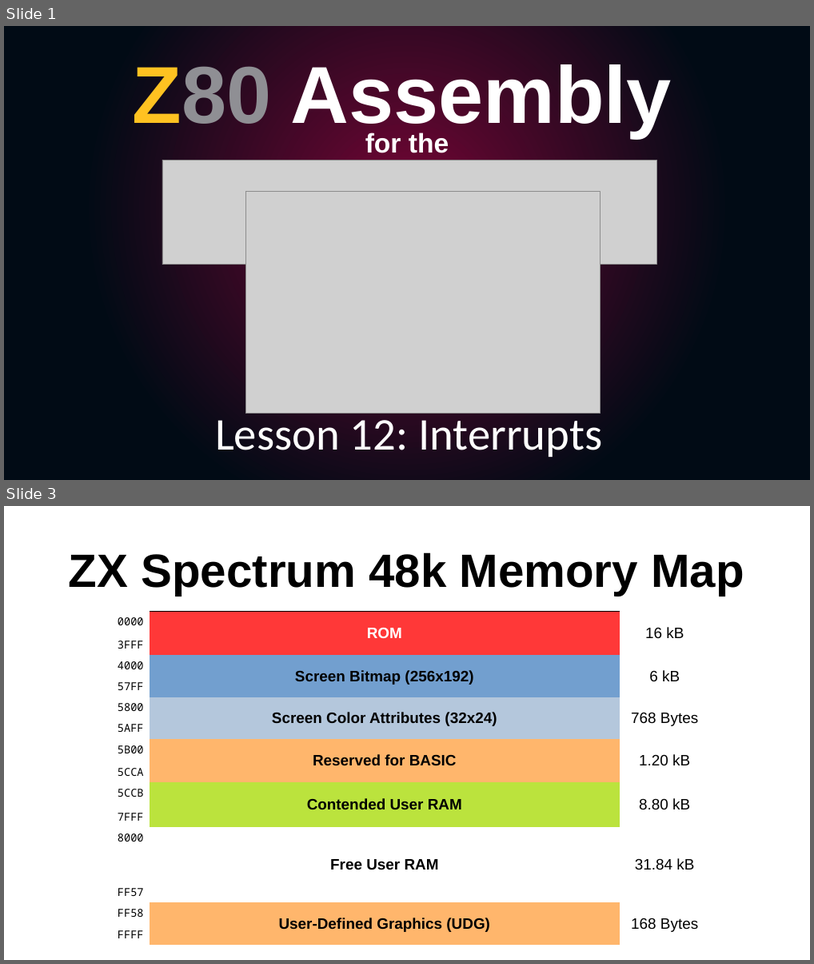
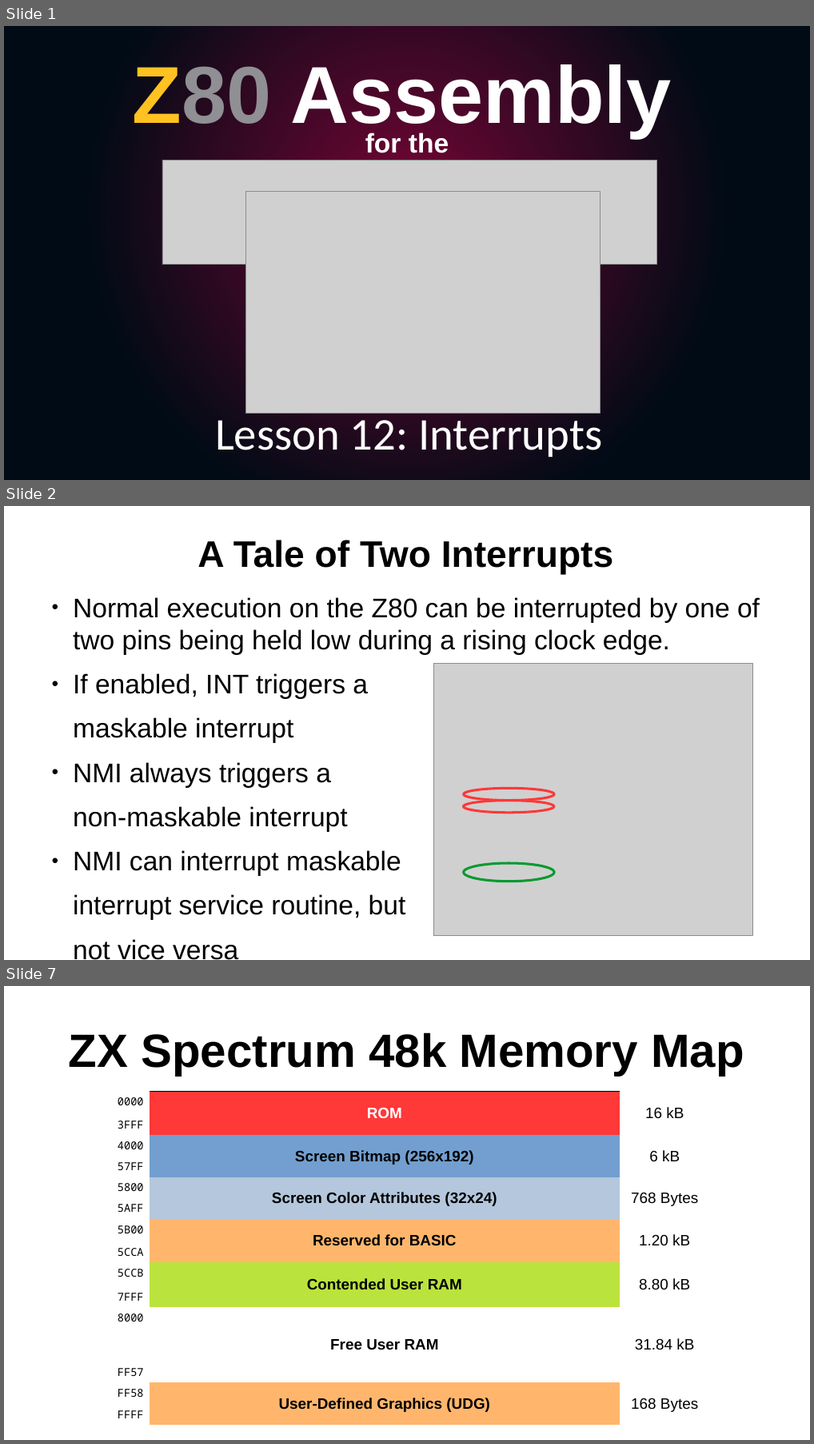
Before and after one commit to SlithyMatt/zxs-assembly-tutorial, a slide deck: Lesson12/Lesson12.odp. Shown one above the other, each under a label of ours: slides 1 and 3 before the commit, slides 1, 2 and 7 after it; the slides between them are not shown. The pictures are 814x964 and 814x1444 pixels, drawn with LibreOffice and Linux fonts; fonts in the diff are those of the drawing; grey boxes stand for pictures. Boxes give left, top, right and bottom in pixels: in the first picture for what was removed or moved away, otherwise in the second. Text is boxed around its words. In the diff, an @@ line names an element or a change of style, - is before the commit and + after.

```diff
--- a/Lesson12/Lesson12.odp
+++ b/Lesson12/Lesson12.odp
@@ slide 2 added at [4, 506, 810, 960], background #FFFFFF @@
@@ title added at [198, 540, 614, 575], 44 pt, text #000000, bold @@
+A Tale of Two Interrupts
@@ text added at [73, 597, 760, 920], 32 pt, text #000000 @@
+● Normal execution on the Z80 can be interrupted by one of two pins being held low during a rising clock edge.
+● If enabled, INT triggers a
+maskable interrupt
+● NMI always triggers a
+non-maskable interrupt
+● NMI can interrupt maskable
+interrupt service routine, but
+not vice versa
@@ picture added at [434, 664, 754, 936] @@
@@ ellipse added at [464, 788, 554, 800], outline #FF3838 2.89 pt @@
@@ ellipse added at [464, 800, 554, 812], outline #FF3838 2.89 pt @@
@@ ellipse added at [464, 863, 554, 881], outline #069A2E 2.89 pt @@
@@ what was slide 3 is now slide 7 @@
```
Also in this commit, not shown: 1 slide changed, 3 other slides added.
